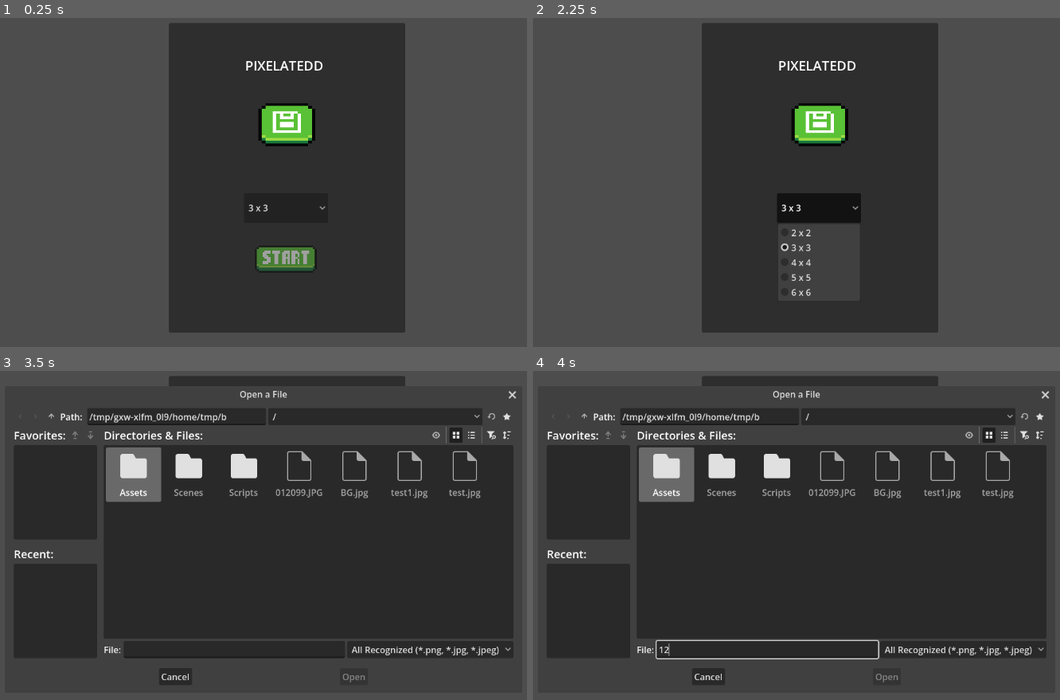
Above: before the commit, frames 1-4 (two rows, left to right).
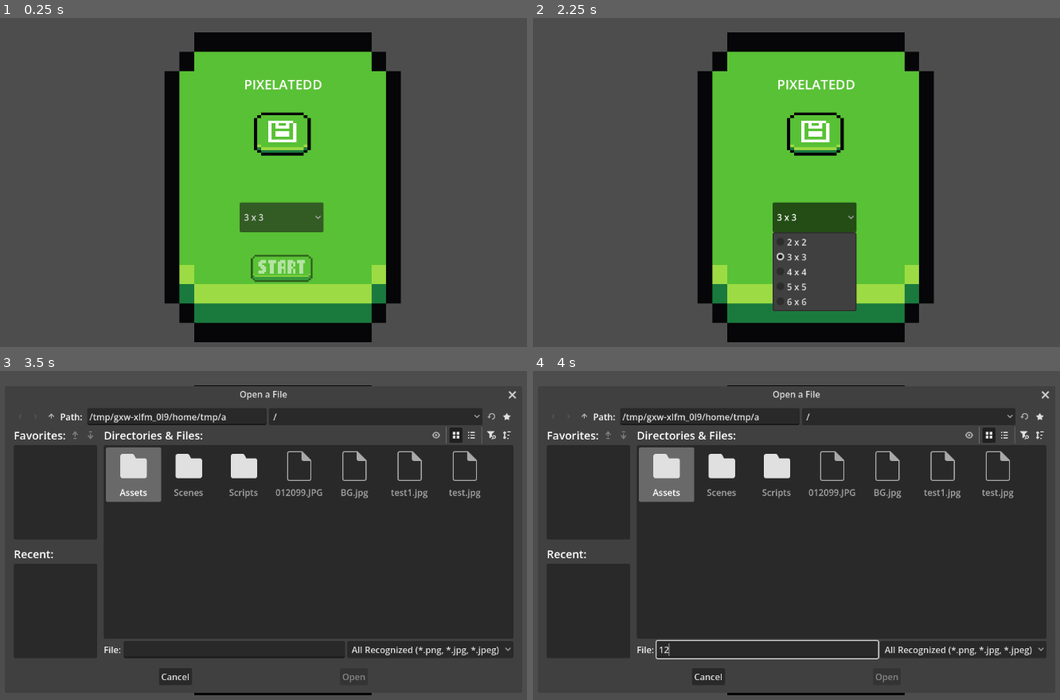
Above: after the commit, the same moments.

Repository: chabsseu/pixelated
Game: Godot game, scene res://Scenes/Main_menu.tscn
Same seed, same stepped clock (60 frames per second), same inputs: the game is played once before the commit and once after it. This scene is started directly instead of the project's main scene.
Inputs (mouse positions are in pixels of both pictures, inside the frame that each line leads up to; where the layout moved, square brackets give the same spot in the first picture):
- Up to frame 1 (0.25 s): no input
- Up to frame 2 (2.25 s): click "3 x 3" at 0.5 s; click "3 x 3" at 1.25 s; click "3 x 3" at 2 s
- Up to frame 3 (3.5 s): click (284, 486) [284, 476] at 2.75 s
- Up to frame 4 (4 s): click (764, 650) at 3.52 s; type "12" at 3.6 s

The runs differ from the first frame. In frame 1, 43% of the frame differs, in the area x 31-77%, y 1-99%; in frame 2, 40%; in frame 3, 1.6%; in frame 4, 1.6%.

Commit message:
added texture to the panel

Diff:
--- a/Scenes/Main_menu.tscn
+++ b/Scenes/Main_menu.tscn
@@ -3,11 +3,15 @@
 [ext_resource type="Script" uid="uid://bgqkxjoah328p" path="res://Scripts/main_menu.gd" id="1_7sp8y"]
 [ext_resource type="Texture2D" uid="uid://bkilnqmot8r67" path="res://Assets/UI/Buttons/Start button/start_button.png" id="2_pc006"]
 [ext_resource type="Texture2D" uid="uid://bk8b0vvp623dv" path="res://Assets/UI/Buttons/upload_button.png" id="2_xwboo"]
+[ext_resource type="Texture2D" uid="uid://sk8dnkrc0tw8" path="res://Assets/UI/Buttons/panel_background.png" id="2_yst1x"]
 [ext_resource type="Texture2D" uid="uid://cv6ml8rryfpsl" path="res://Assets/UI/Buttons/Start button/start_button_press.png" id="3_787fc"]
 [ext_resource type="Texture2D" uid="uid://ddq4buvx6na56" path="res://Assets/UI/Buttons/upload_button_press.png" id="3_inwpd"]
 [ext_resource type="Texture2D" uid="uid://b6q1l8nhhpwnp" path="res://Assets/UI/Buttons/Start button/start_button_hover.png" id="4_ihofj"]
 [ext_resource type="Texture2D" uid="uid://bahkjeitnc1fn" path="res://Assets/UI/Buttons/upload_button_hover.png" id="4_yst1x"]
 [ext_resource type="Texture2D" uid="uid://bska685mkt81h" path="res://Assets/UI/Buttons/Start button/start_button_disable.png" id="5_ihofj"]
+
+[sub_resource type="StyleBoxTexture" id="StyleBoxTexture_ehbya"]
+texture = ExtResource("2_yst1x")
 
 [node name="Control" type="Control" unique_id=75564955]
 layout_mode = 3
@@ -19,17 +23,18 @@
 
 [node name="Panel" type="Panel" parent="." unique_id=1317047819]
 layout_mode = 0
-offset_left = 404.0
-offset_top = 15.0
-offset_right = 832.0
-offset_bottom = 576.0
+offset_left = 396.0
+offset_top = 32.0
+offset_right = 824.0
+offset_bottom = 593.0
+theme_override_styles/panel = SubResource("StyleBoxTexture_ehbya")
 
 [node name="Title" type="Label" parent="Panel" unique_id=963750738]
 layout_mode = 0
-offset_left = 99.0
-offset_top = 37.0
-offset_right = 319.0
-offset_bottom = 117.0
+offset_left = 1.0
+offset_top = 77.0
+offset_right = 429.0
+offset_bottom = 111.0
 theme_override_font_sizes/font_size = 24
 text = "PIXELATEDD"
 horizontal_alignment = 1
Binary file added: Assets/UI/Buttons/panel_background.png
Not shown, added: Assets/UI/Buttons/panel_background.png.import
